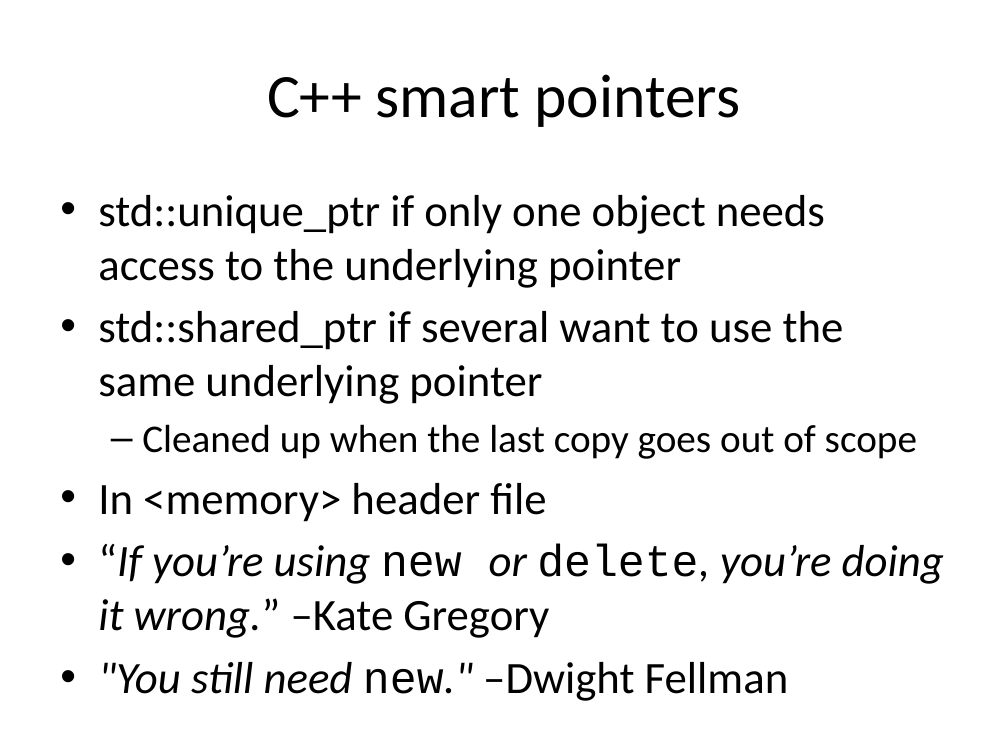
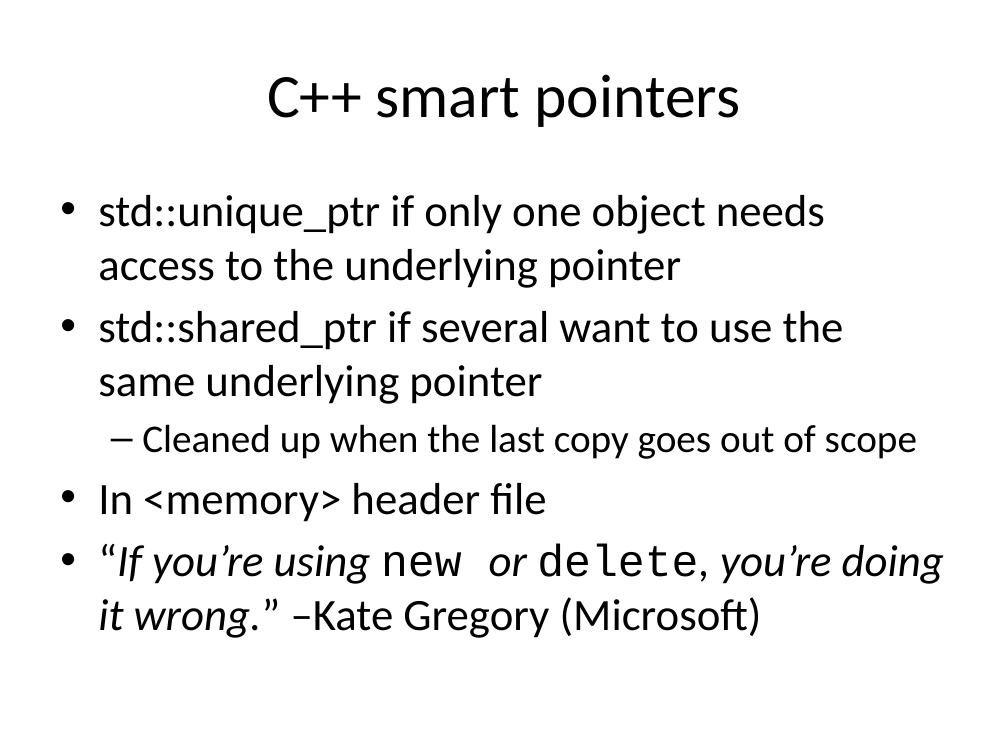
Before and after one commit to fellmad/FunWithCpp11, a slide deck: slide 46 of doc/Fun_with_C++11.pptx (slide 43 before the commit). Drawn at 1008x756 pixels with LibreOffice and Linux fonts; fonts in the diff are those of the drawing. Boxes give left, top, right and bottom in pixels: in the first picture for what was removed or moved away, otherwise in the second. Text is boxed around its words. In the diff, an @@ line names an element or a change of style, - is before the commit and + after.

```diff
--- a/doc/Fun_with_C++11.pptx
+++ b/doc/Fun_with_C++11.pptx
@@ text at <box>98,544,944,638</box>: text changed @@
-• “If you’re using new or delete, you’re doing it wrong.” –Kate Gregory
-• "You still need new." –Dwight Fellman
+• “If you’re using new or delete, you’re doing it wrong.” –Kate Gregory (Microsoft)
```
Also in this commit, not shown: 18 other slides changed, 6 slides added, 1 slide removed.
